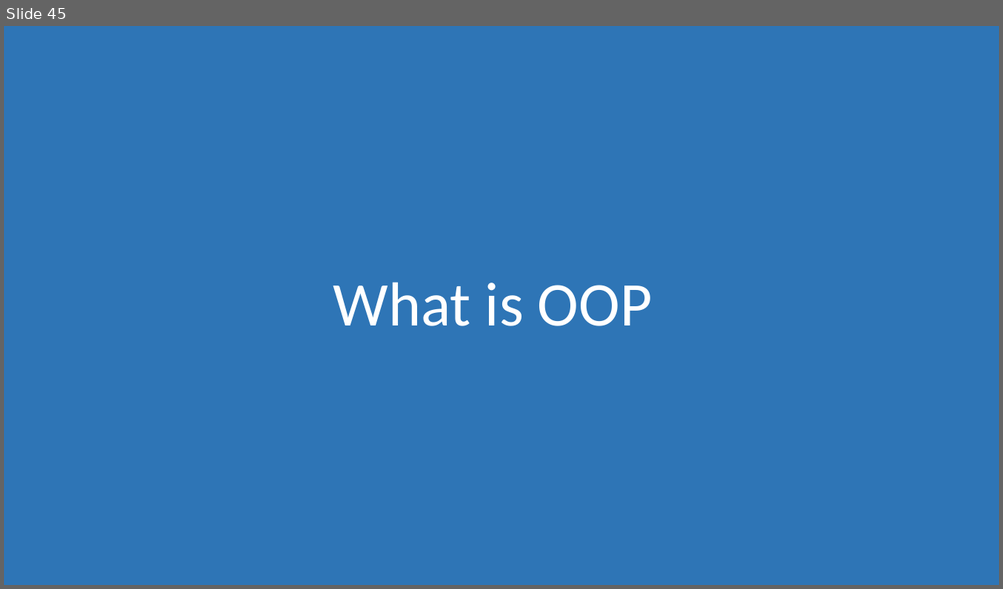
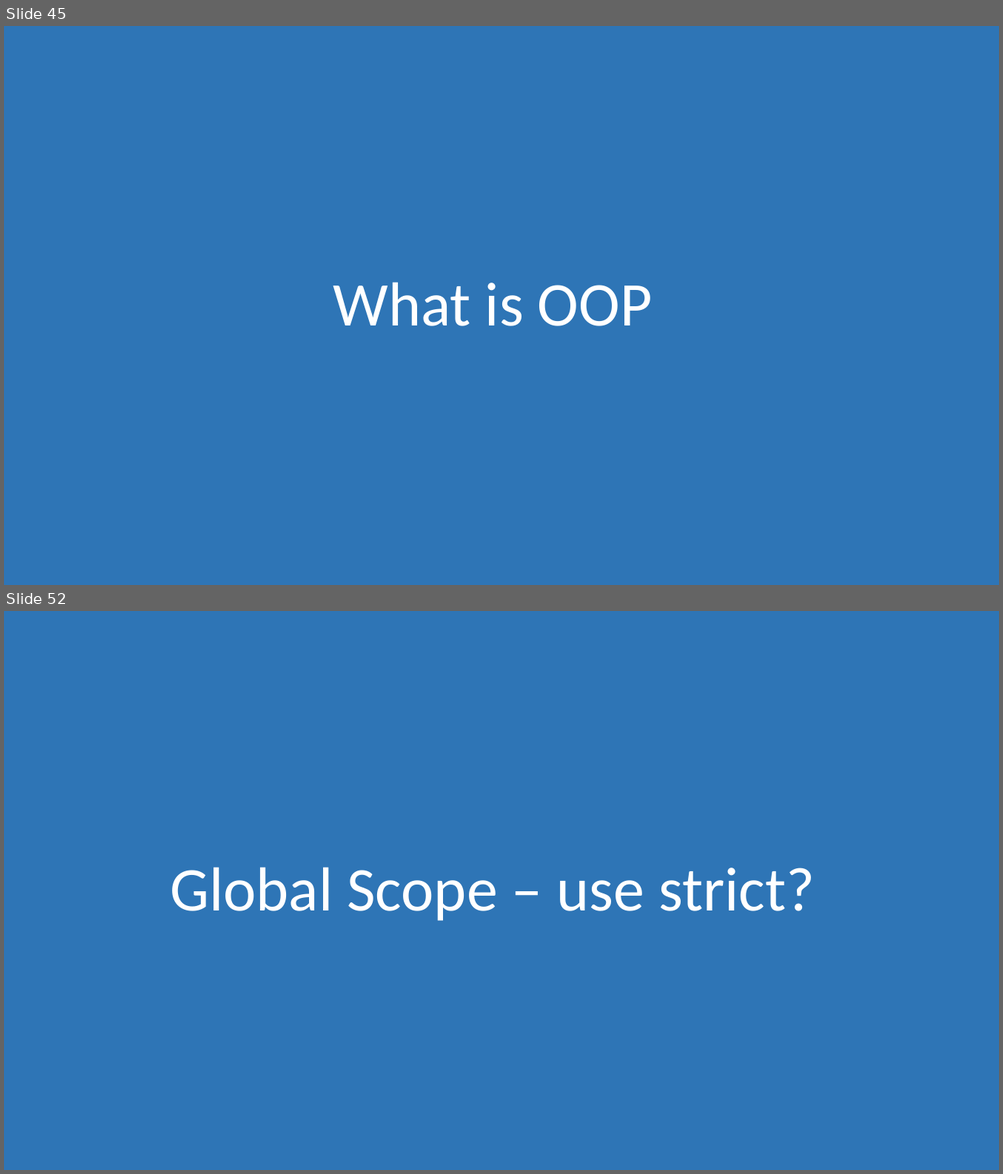
Before and after one commit to morkkis/PWD, a slide deck: presentations/Practical Web Dev.pptx. Shown one above the other, each under a label of ours: slide 45 before the commit, slides 45 and 52 after it; the slides between them are not shown. The pictures are 1003x589 and 1003x1174 pixels, drawn with LibreOffice and Linux fonts; fonts in the diff are those of the drawing. Boxes give left, top, right and bottom in pixels: in the first picture for what was removed or moved away, otherwise in the second. Text is boxed around its words. In the diff, an @@ line names an element or a change of style, - is before the commit and + after.

```diff
--- a/presentations/Practical Web Dev.pptx
+++ b/presentations/Practical Web Dev.pptx
@@ slide 52 added at box(4, 611, 999, 1170), background #FFFFFF @@
@@ rectangle added at box(4, 611, 999, 1170), fill #2E75B6 @@
@@ title added at box(170, 867, 814, 921), 60 pt, text #FFFFFF @@
+Global Scope – use strict?
```
Also in this commit, not shown: 1 slide changed, 13 other slides added, 5 other files.
